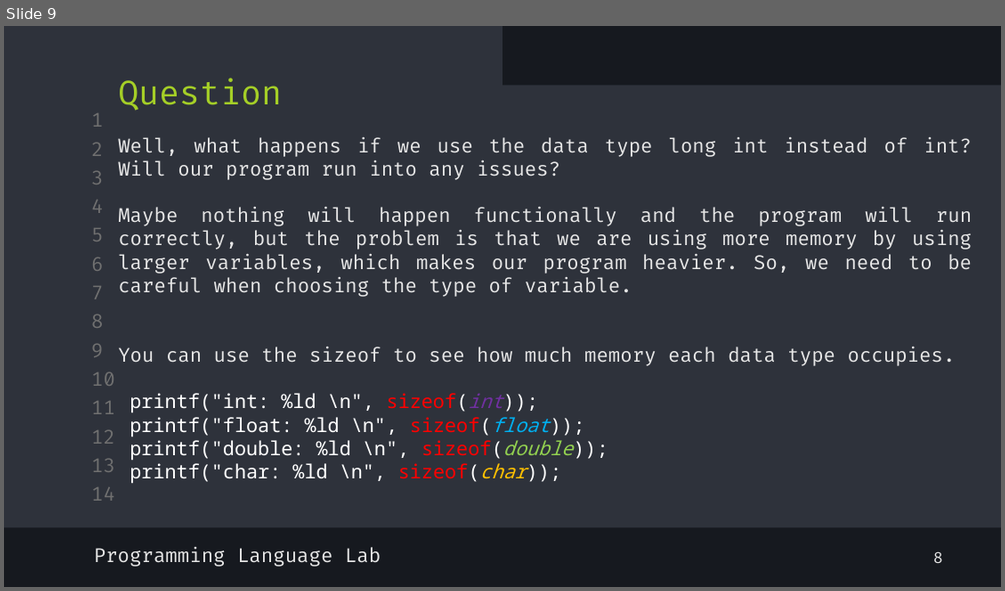
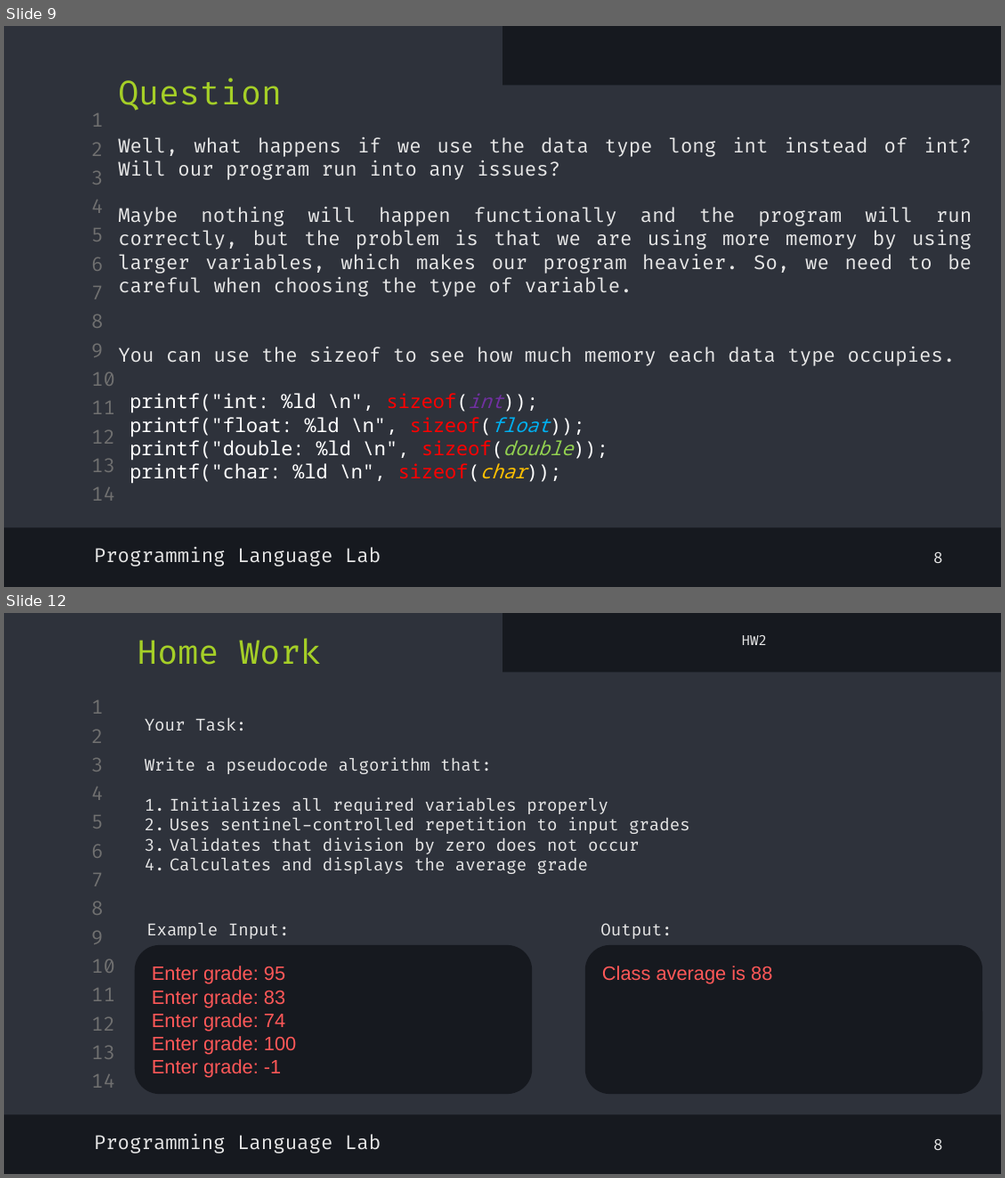
Before and after one commit to shayan-naghizadeh/C-Lab-AUT, a slide deck: slides/2.Pseudocode/Pseudocode.pptx. Shown one above the other, each under a label of ours: slide 9 before the commit, slides 9 and 12 after it; the slides between them are not shown. The pictures are 1005x591 and 1005x1178 pixels, drawn with LibreOffice and Linux fonts; fonts in the diff are those of the drawing. Boxes give left, top, right and bottom in pixels: in the first picture for what was removed or moved away, otherwise in the second. Text is boxed around its words. In the diff, an @@ line names an element or a change of style, - is before the commit and + after.

```diff
--- a/slides/2.Pseudocode/Pseudocode.pptx
+++ b/slides/2.Pseudocode/Pseudocode.pptx
@@ slide 12 added at [4,613,1001,1174], background #16191F; not listed: 16 template elements that a slide beside it also shows @@
@@ text added at [137,638,321,665], 24 pt, text #A5CF27 @@
+Home Work
@@ text added at [742,635,768,645], 10 pt, text #E7E7E7 @@
+HW2
@@ text added at [145,718,690,874], 12 pt, text #E7E7E7 @@
+Your Task:
+Write a pseudocode algorithm that:
+1. Initializes all required variables properly
+2. Uses sentinel-controlled repetition to input grades
+3. Validates that division by zero does not occur
+4. Calculates and displays the average grade
@@ text added at [146,923,290,939], 12 pt, text #E7E7E7 @@
+Example Input:
@@ text added at [600,923,672,939], 12 pt, text #E7E7E7 @@
+Output:
@@ rounded rectangle added at [135,945,533,1094], fill #16191F, 14 pt, text #FF5858 @@
+Enter grade: 95
+Enter grade: 83
+Enter grade: 74
+Enter grade: 100
+Enter grade: -1
@@ rounded rectangle added at [585,945,983,1094], fill #16191F, 14 pt, text #FF5858 @@
+Class average is 88
@@ text added at [94,1134,380,1153], 14 pt, text #E7E7E7 @@
+Programming Language Lab
@@ text added at [933,1138,943,1150], 11 pt, text #E7E7E7 @@
+8
```
Also in this commit, not shown: 1 slide changed, 1 other slide added, 1 other file.
